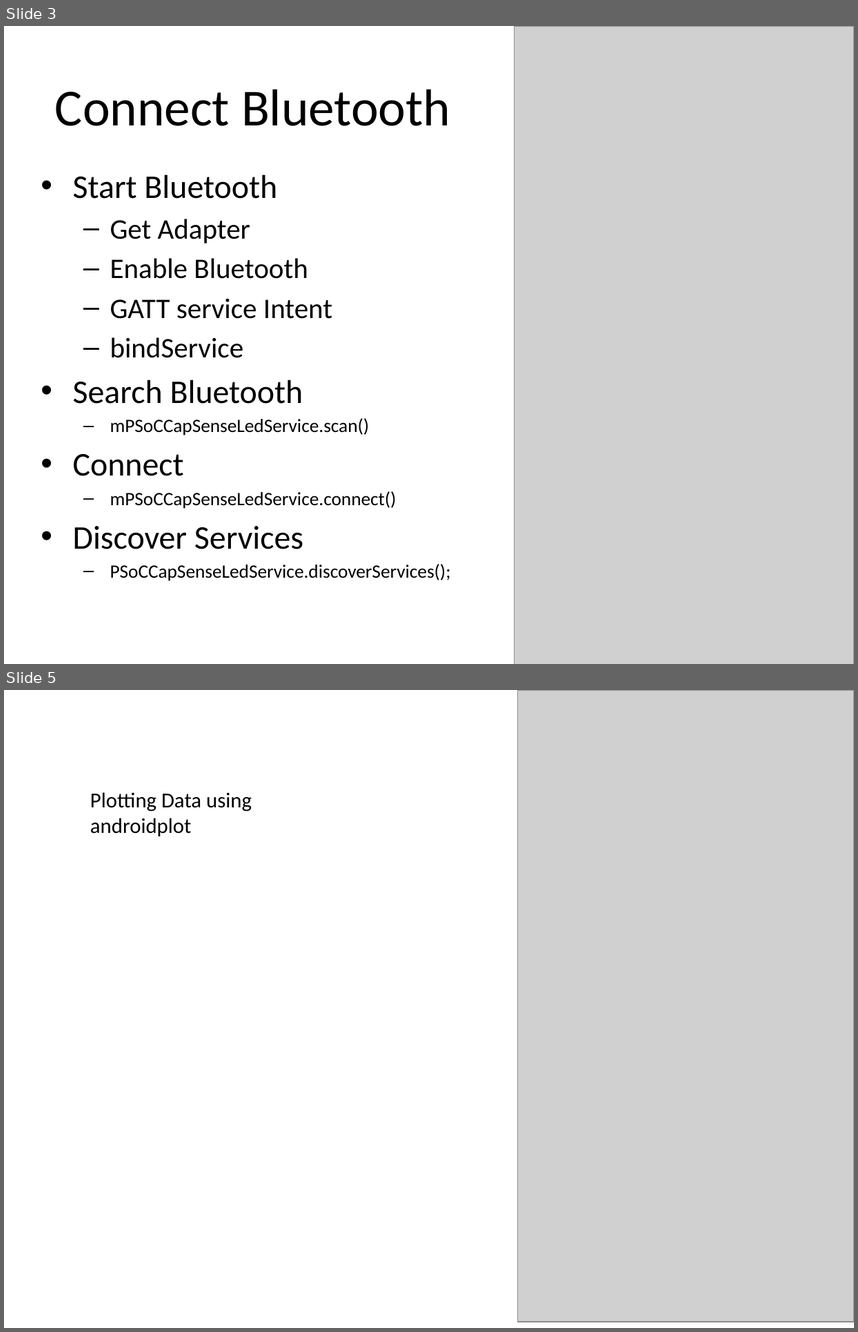
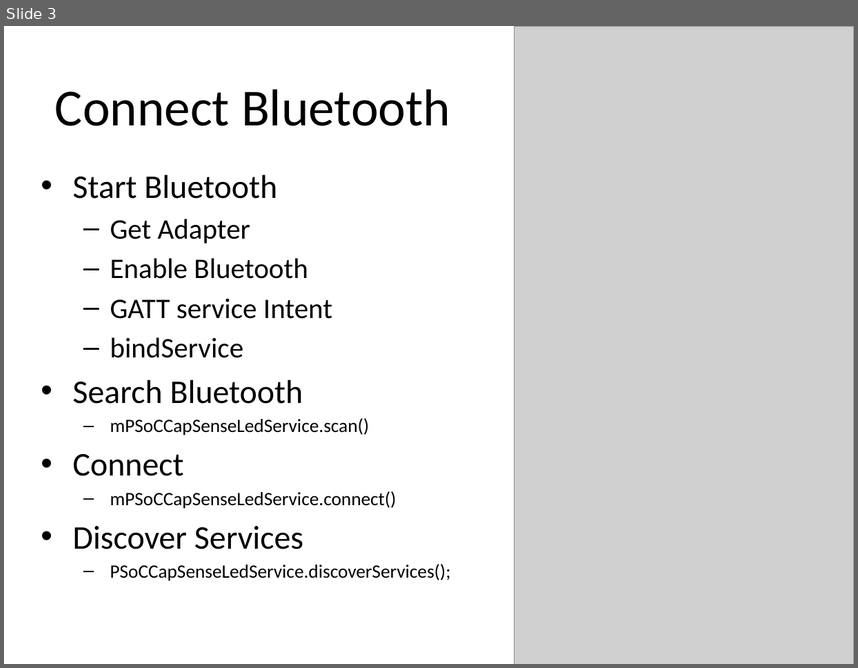
Before and after one commit to DirectionAndMagnitude/BlueCube, a slide deck: AppDevelopment.pptx. Shown one above the other, each under a label of ours: slides 3 and 5 before the commit, slide 3 after it; the slides between them are not shown. The pictures are 858x1332 and 858x668 pixels, drawn with LibreOffice and Linux fonts; fonts in the diff are those of the drawing; grey boxes stand for pictures. Boxes give left, top, right and bottom in pixels: in the first picture for what was removed or moved away, otherwise in the second. Text is boxed around its words. In the diff, an @@ line names an element or a change of style, - is before the commit and + after.

```diff
--- a/AppDevelopment.pptx
+++ b/AppDevelopment.pptx
@@ slide 5 removed at (4,690,854,1328), background #FFFFFF @@
@@ picture removed at (517,690,854,1321) @@
@@ text removed at (90,792,252,836) @@
-Plotting Data using
-androidplot
```
Also in this commit, not shown: 2 slides added, 1 other slide removed, 33 other files.
